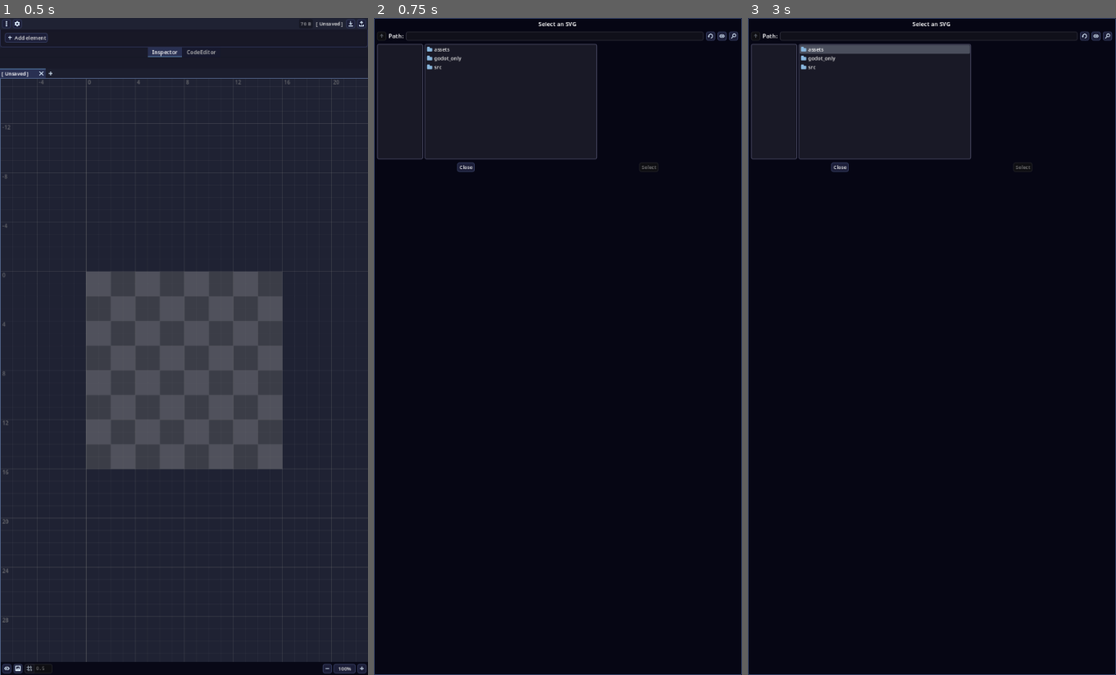
Above: before the commit, frames 1-3 (left to right).
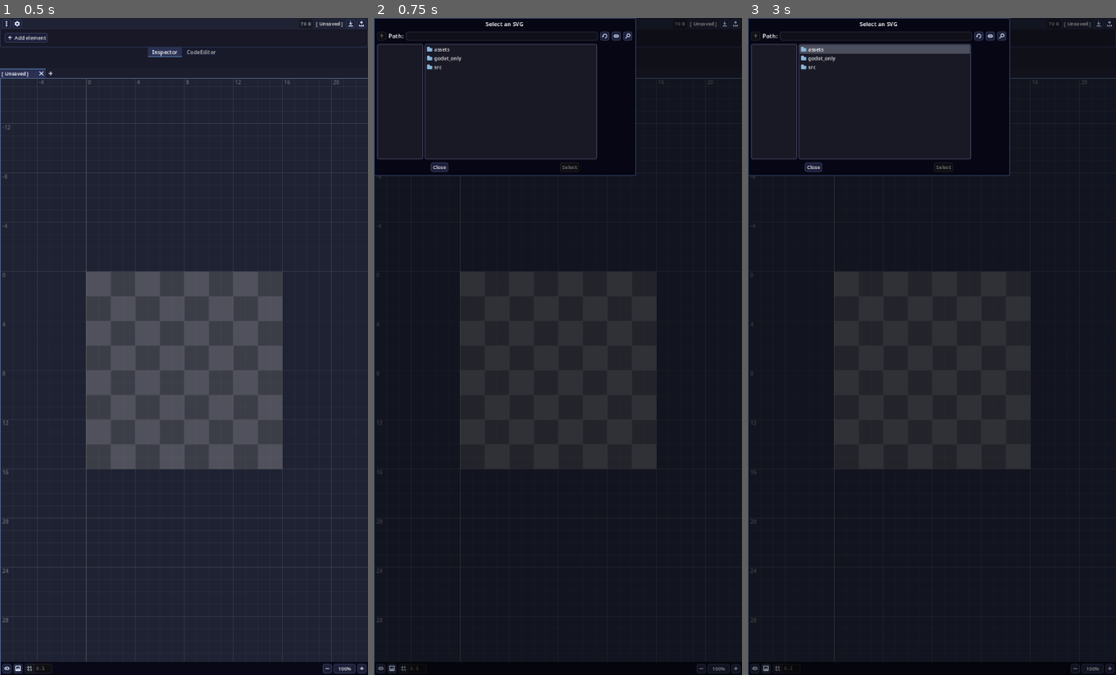
Above: after the commit, the same moments.

Repository: syntaxerror247/VectorTouch
Game: Godot game, scene res://src/ui_parts/editor_scene.tscn
The game is run twice, just before and just after one commit, with the same random seed, the same clock (stepped at 60 frames per second) and the same inputs.
Inputs (mouse positions are in pixels of both pictures, inside the frame that each line leads up to):
- Up to frame 1 (0.5 s): no input
- Up to frame 2 (0.75 s): click (723, 24) at 0.5 s
- Up to frame 3 (3 s): click (1108, 24) at 1.25 s; click "Add element" at 2 s; click "width" at 2.75 s

Frame 1 is identical in both runs. In frame 2, 18% of the frame differs, in the area x 0-100%, y 0-100%; in frame 3, 18%.

Commit message:
Fix AboutMenu

Diff:
--- a/app_info.json
+++ b/app_info.json
@@ -1,6 +1,6 @@
 {
-	"project_founder_and_manager": [],
-	"authors": [],
+	"project_founder_and_manager": ["Anish Mishra"],
+	"authors": ["Anish Mishra (syntaxerror247)"],
 	"donors": [],
 	"anonymous_donors": 0,
 	"golden_donors": [],
--- a/project.godot
+++ b/project.godot
@@ -12,7 +12,7 @@
 
 config/name="GodSVG Mobile"
 config/version="1.0-alpha7"
-config/tags=PackedStringArray("project")
+config/tags=PackedStringArray("application", "mobile", "project")
 run/main_scene="uid://bihwwoedqcyo8"
 config/use_custom_user_dir=true
 config/features=PackedStringArray("4.4")
--- a/src/autoload/HandlerGUI.gd
+++ b/src/autoload/HandlerGUI.gd
@@ -68,7 +68,6 @@
 	menu_stack.append(overlay_ref)
 	get_tree().root.add_child(overlay_ref)
 	overlay_ref.add_child(new_control)
-	new_control.set_anchors_and_offsets_preset(Control.PRESET_FULL_RECT)
 	new_control.tree_exiting.connect(_remove_control.bind(overlay_ref))
 
 func _remove_control(overlay_ref: ColorRect = null) -> void:
--- a/src/ui_parts/about_menu.gd
+++ b/src/ui_parts/about_menu.gd
@@ -21,7 +21,7 @@
 
 func _ready() -> void:
 	var app_info: Dictionary = app_info_json.data
-	version_label.text = "GodSVG v" + ProjectSettings.get_setting("application/config/version")
+	version_label.text = "GodSVG-Mobile v" + ProjectSettings.get_setting("application/config/version")
 	project_founder_list.items = app_info.project_founder_and_manager
 	project_founder_list.setup()
 	authors_list.items = app_info.authors
--- a/src/ui_parts/about_menu.tscn
+++ b/src/ui_parts/about_menu.tscn
@@ -20,16 +20,9 @@
 border_color = Color(0.301961, 0.301961, 0.4, 1)
 
 [node name="AboutMenu" type="PanelContainer"]
-custom_minimum_size = Vector2(512, 408)
-anchors_preset = 8
-anchor_left = 0.5
-anchor_top = 0.5
-anchor_right = 0.5
-anchor_bottom = 0.5
-offset_left = -2.0
-offset_top = -2.0
-offset_right = 2.0
-offset_bottom = 2.0
+anchors_preset = 15
+anchor_right = 1.0
+anchor_bottom = 1.0
 grow_horizontal = 2
 grow_vertical = 2
 theme_type_variation = &"OverlayPanel"
@@ -61,7 +54,8 @@
 layout_mode = 2
 theme_override_constants/line_spacing = 0
 theme_override_font_sizes/font_size = 12
-text = "© 2023 MewPurPur
+text = "© 2025 Anish Mishra
+© 2023 MewPurPur
 © 2023-present GodSVG contributors"
 
 [node name="TabContainer" type="TabContainer" parent="VBoxContainer"]
@@ -110,7 +104,6 @@
 layout_mode = 2
 theme_override_constants/h_separation = -1
 theme_override_constants/v_separation = -1
-columns = 2
 script = ExtResource("7_nvctb")
 stylebox = SubResource("StyleBoxFlat_jtvwe")
 
@@ -257,6 +250,7 @@
 theme_override_font_sizes/font_size = 10
 text = "MIT License
 
+Copyright (c) 2025 Anish Mishra
 Copyright (c) 2023 MewPurPur
 Copyright (c) 2023-present GodSVG contributors
 
Not shown: 1 places in src/ui_parts/about_menu.tscn that only renumber resources
